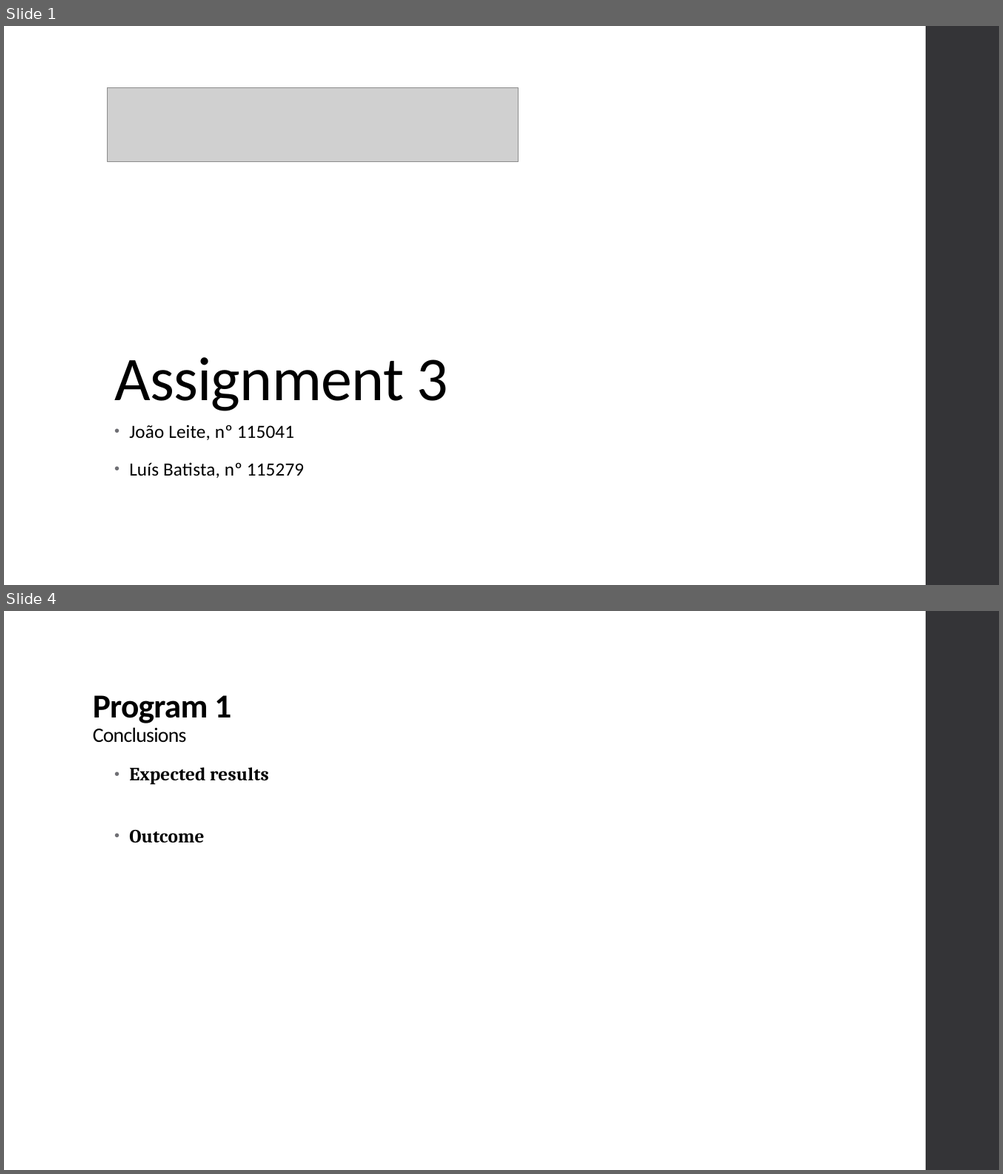
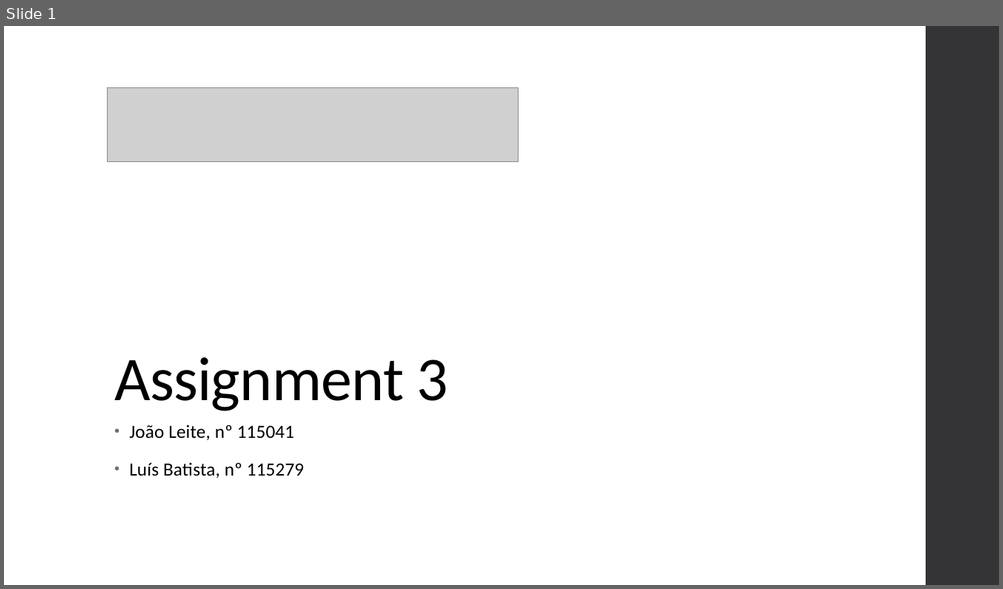
Before and after one commit to xL1fer/CLE_2022_2023, a slide deck: CLE3_T3G5/present.pptx. Shown one above the other, each under a label of ours: slides 1 and 4 before the commit, slide 1 after it; the slides between them are not shown. The pictures are 1003x1174 and 1003x589 pixels, drawn with LibreOffice and Linux fonts; fonts in the diff are those of the drawing; grey boxes stand for pictures. Boxes give left, top, right and bottom in pixels: in the first picture for what was removed or moved away, otherwise in the second. Text is boxed around its words. In the diff, an @@ line names an element or a change of style, - is before the commit and + after.

```diff
--- a/CLE3_T3G5/present.pptx
+++ b/CLE3_T3G5/present.pptx
@@ slide 4 removed at box(4, 611, 999, 1170), background #FFFFFF; not listed: 1 template element that a slide beside it also shows @@
@@ title removed at box(93, 695, 231, 743) @@
-Program 1
-Conclusions
@@ text removed at box(129, 767, 269, 843) @@
-• Expected results
-• Outcome
```
Also in this commit, not shown: 2 slides changed, 3 slides added, 3 other slides removed.
